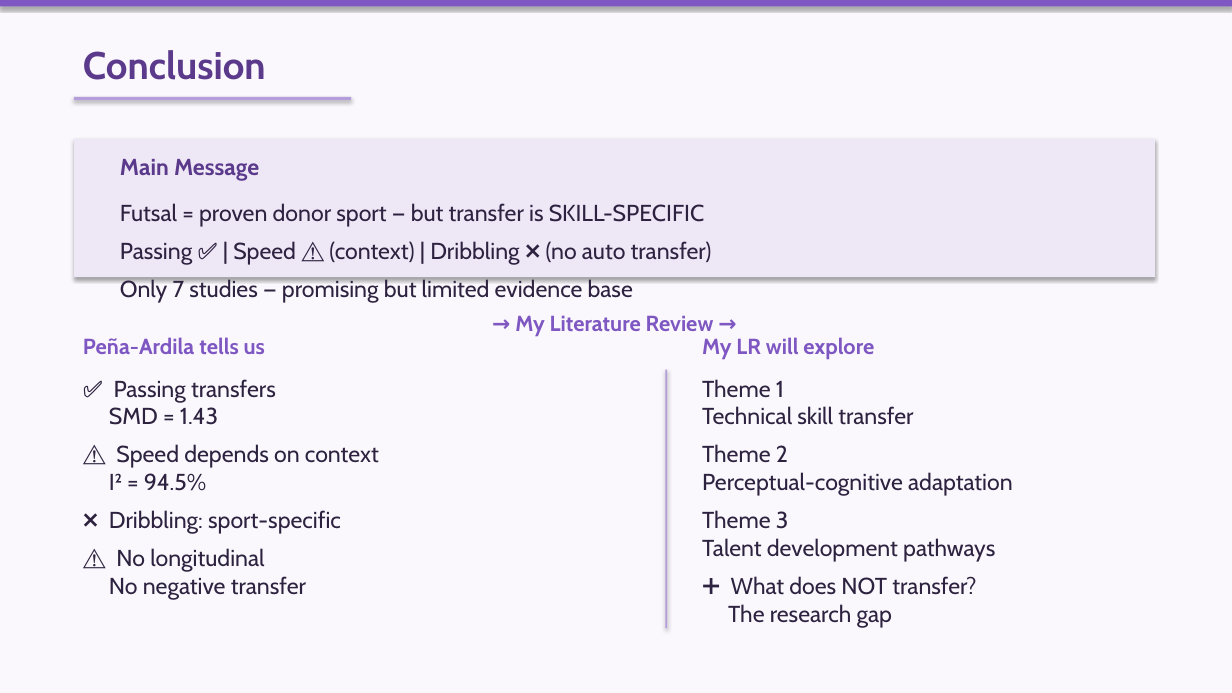
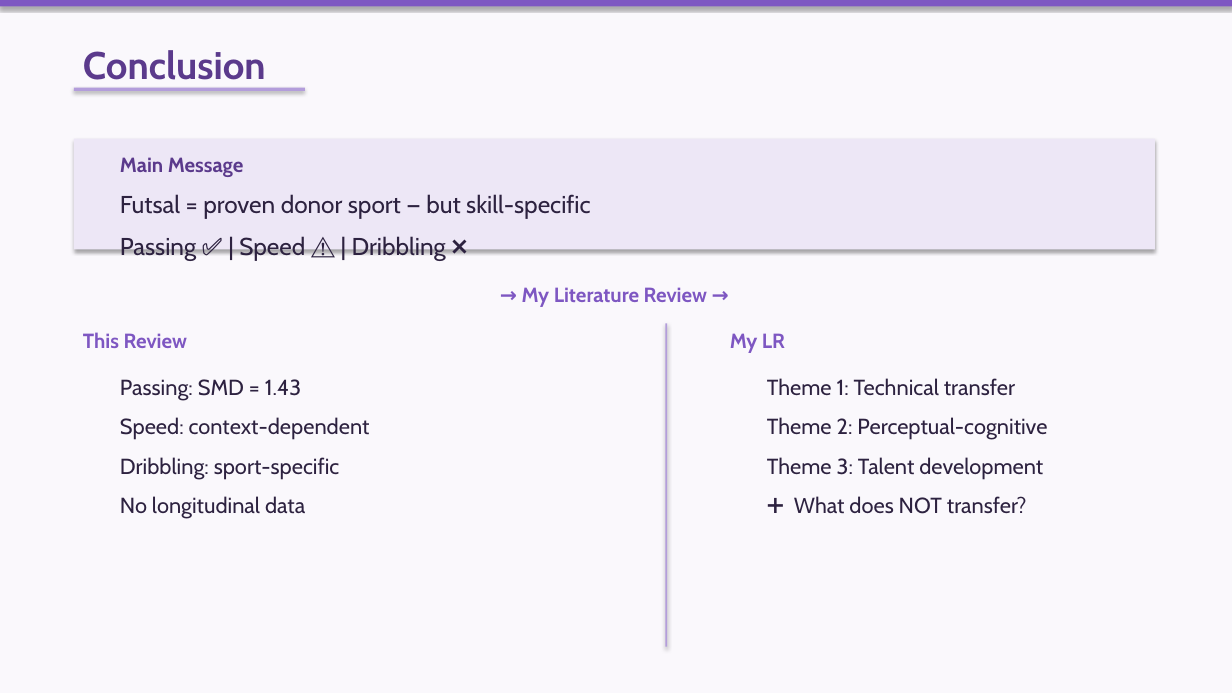
Before and after one commit to 975801846-star/workspace-outputs, a slide deck: slide 7 of lr-slides/Presenting_Article_Pena-Ardila.pptx. Drawn at 1232x693 pixels with LibreOffice and Linux fonts; fonts in the diff are those of the drawing. Boxes give left, top, right and bottom in pixels: in the first picture for what was removed or moved away, otherwise in the second. Text is boxed around its words. In the diff, an @@ line names an element or a change of style, - is before the commit and + after.

Commit message:
Peña-Ardila PPT v5: max 25 words/slide, keywords only, no sentences

```diff
--- a/lr-slides/Presenting_Article_Pena-Ardila.pptx
+++ b/lr-slides/Presenting_Article_Pena-Ardila.pptx
@@ text "Conclusion" at [83,50,266,89]: less space between paragraphs @@
@@ rectangle: place and size @@
-rectangle at [74,97,351,100]
+rectangle at [74,88,305,91]
@@ rectangle: place and size @@
-rectangle at [74,139,1155,277]
+rectangle at [74,139,1155,250]
@@ text "Main Message" at [120,157,244,177]: size 18 to 16 pt; less space between paragraphs @@
@@ text at [120,194,591,261]: text changed; size 18 to 19 pt @@
-Futsal = proven donor sport — but transfer is SKILL-SPECIFIC
-Passing ✅ | Speed ⚠️ (context) | Dribbling ❌ (no auto transfer)
-Only 7 studies — promising but limited evidence base
+Futsal = proven donor sport — but skill-specific
+Passing ✅ | Speed ⚠️ | Dribbling ❌
@@ text "→ My Literature Review →": place and size @@
-text "→ My Literature Review →" at [515,315,714,337]
+text "→ My Literature Review →" at [522,287,707,307]
@@ text "→ My Literature Review →" at [522,287,707,307]: size 17 to 16 pt; less space between paragraphs @@
@@ rectangle: place and size @@
-rectangle at [665,370,667,628]
+rectangle at [665,323,667,647]
@@ text removed at [83,337,265,354] @@
-Peña-Ardila tells us
@@ text added at [83,332,187,348], 16 pt, text #7E57C2, bold @@
+This Review
@@ text at [730,333,785,353]: text changed; size 17 to 16 pt @@
-My LR will explore
+My LR
@@ text at [120,379,370,519]: text changed; size 18 to 17 pt @@
-✅ Passing transfers
-SMD = 1.43
-⚠️ Speed depends on context
-I² = 94.5%
-❌ Dribbling: sport-specific
-⚠️ No longitudinal
-No negative transfer
+Passing: SMD = 1.43
+Speed: context-dependent
+Dribbling: sport-specific
+No longitudinal data
@@ text at [767,378,1047,514]: text changed; size 18 to 17 pt @@
-Theme 1
-Technical skill transfer
-Theme 2
-Perceptual-cognitive adaptation
-Theme 3
-Talent development pathways
-➕ What does NOT transfer?
-The research gap
+Theme 1: Technical transfer
+Theme 2: Perceptual-cognitive
+Theme 3: Talent development
+➕ What does NOT transfer?
```
Also in this commit, not shown: 6 other slides changed.
